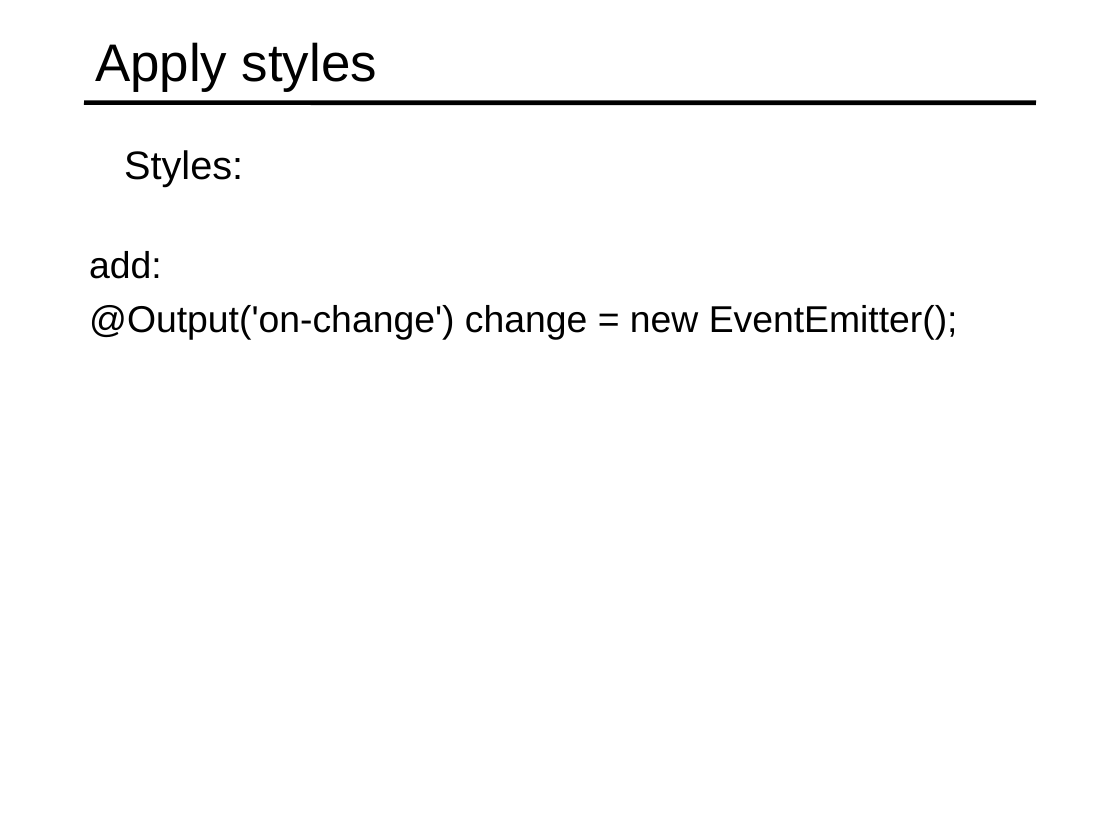
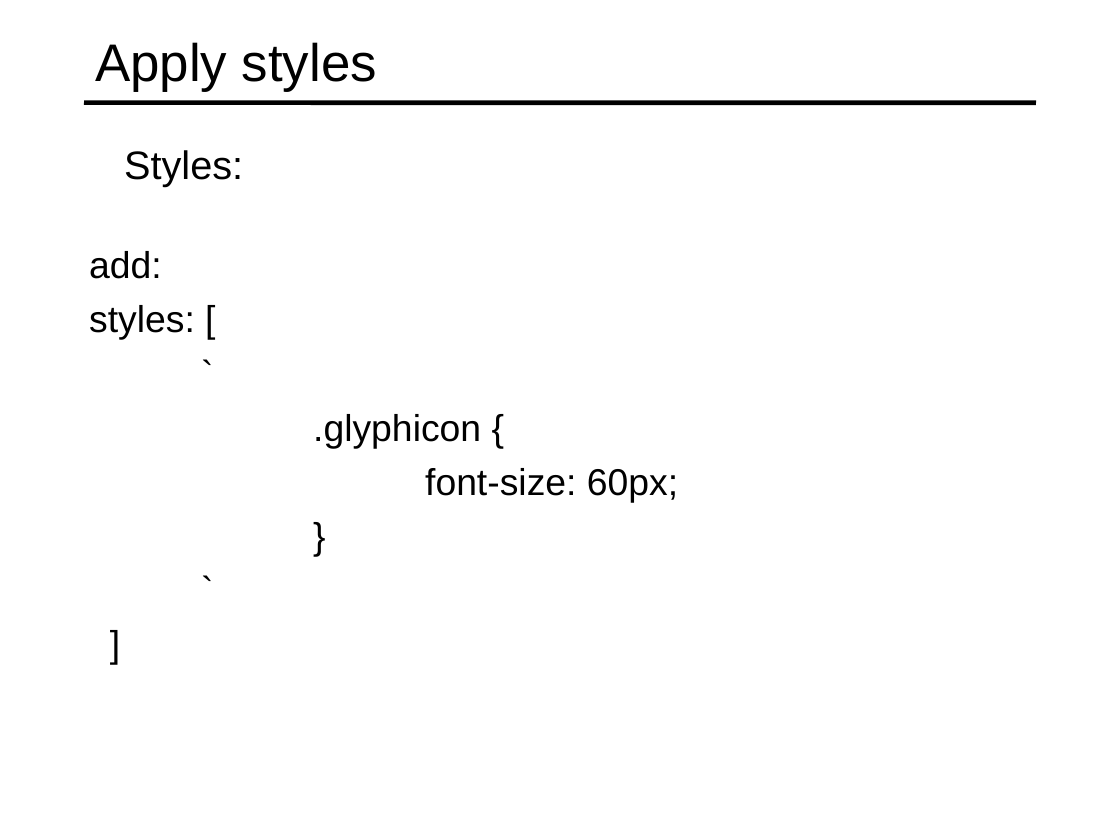
Before and after one commit to specter01wj/Jago_Link_Training, a slide deck: slide 10 of Angular/Angular7/Angular Advanced Course/Essentials/3.Building Re-usable Components/L3_Building Re-usable Components.ppt. Drawn at 1120x840 pixels with LibreOffice and Linux fonts; fonts in the diff are those of the drawing. Boxes give left, top, right and bottom in pixels: in the first picture for what was removed or moved away, otherwise in the second. Text is boxed around its words. In the diff, an @@ line names an element or a change of style, - is before the commit and + after.

Commit message:
09/05/2019 v1

```diff
--- a/Angular/Angular7/Angular Advanced Course/Essentials/3.Building Re-usable Components/L3_Building Re-usable Components.ppt
+++ b/Angular/Angular7/Angular Advanced Course/Essentials/3.Building Re-usable Components/L3_Building Re-usable Components.ppt
@@ text at (89,305,678,503): text changed @@
-  @Output('on-change') change = new EventEmitter();
+  styles: [
+  `
+  .glyphicon {
+  font-size: 60px;
+  }
+  `
+  ]
```
